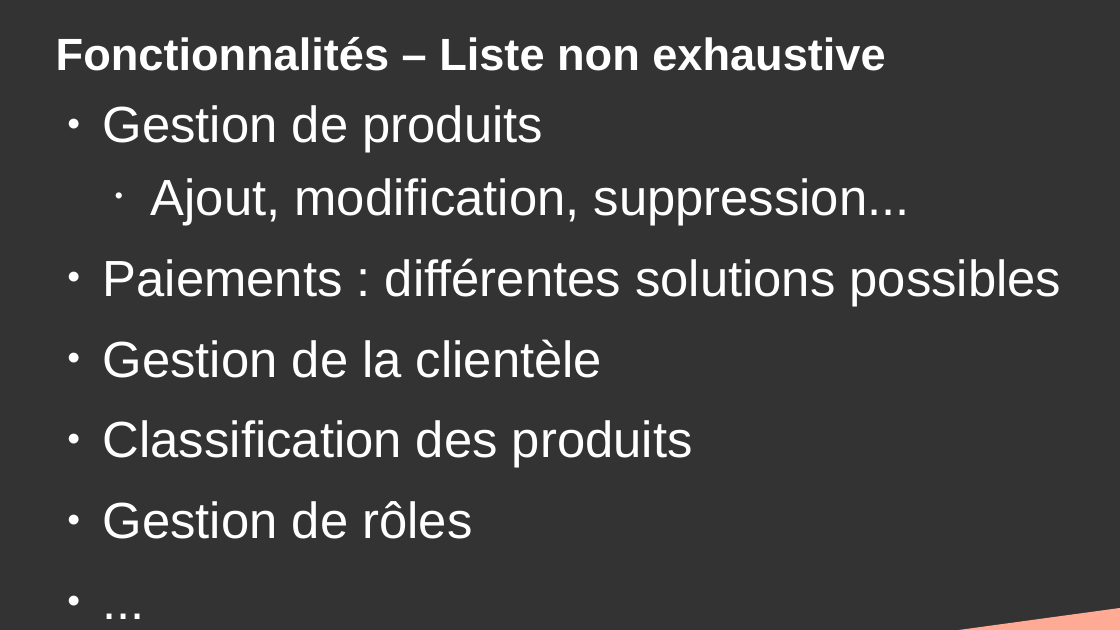
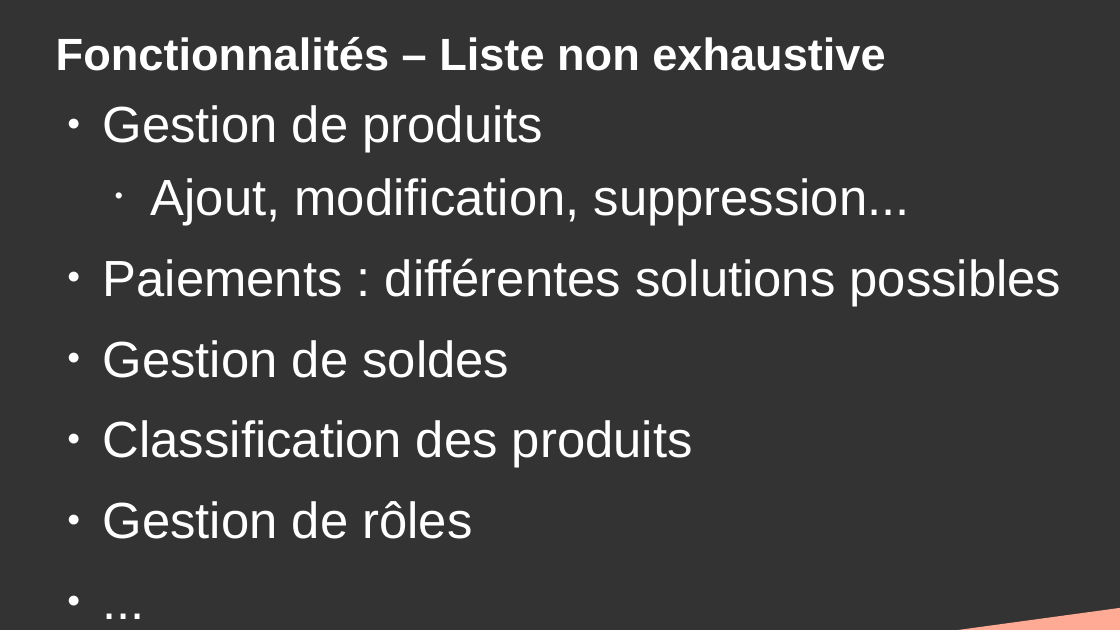
Before and after one commit to DanYellow/cours, a slide deck: slide 10 of gestion-de-contenus-specialisee-s4/travaux-pratiques/numero-1/presentation.odp. Drawn at 1120x630 pixels with LibreOffice and Linux fonts; fonts in the diff are those of the drawing. Boxes give left, top, right and bottom in pixels: in the first picture for what was removed or moved away, otherwise in the second. Text is boxed around its words. In the diff, an @@ line names an element or a change of style, - is before the commit and + after.

```diff
--- a/gestion-de-contenus-specialisee-s4/travaux-pratiques/numero-1/presentation.odp
+++ b/gestion-de-contenus-specialisee-s4/travaux-pratiques/numero-1/presentation.odp
@@ text at (103, 340, 509, 378): text changed @@
-● Gestion de la clientèle
+● Gestion de soldes
```
Also in this commit, not shown: 4 other slides changed, 1 other file.
